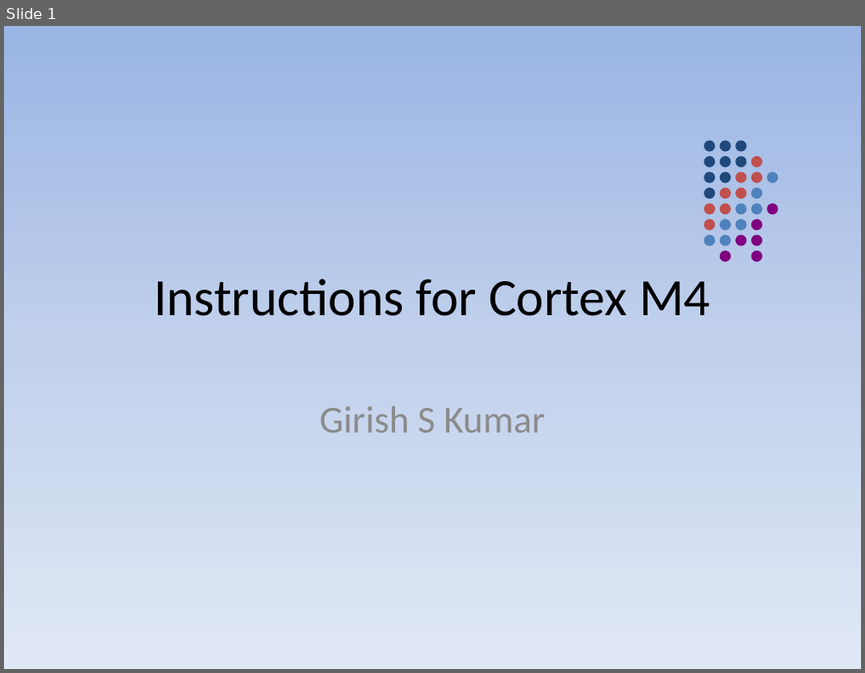
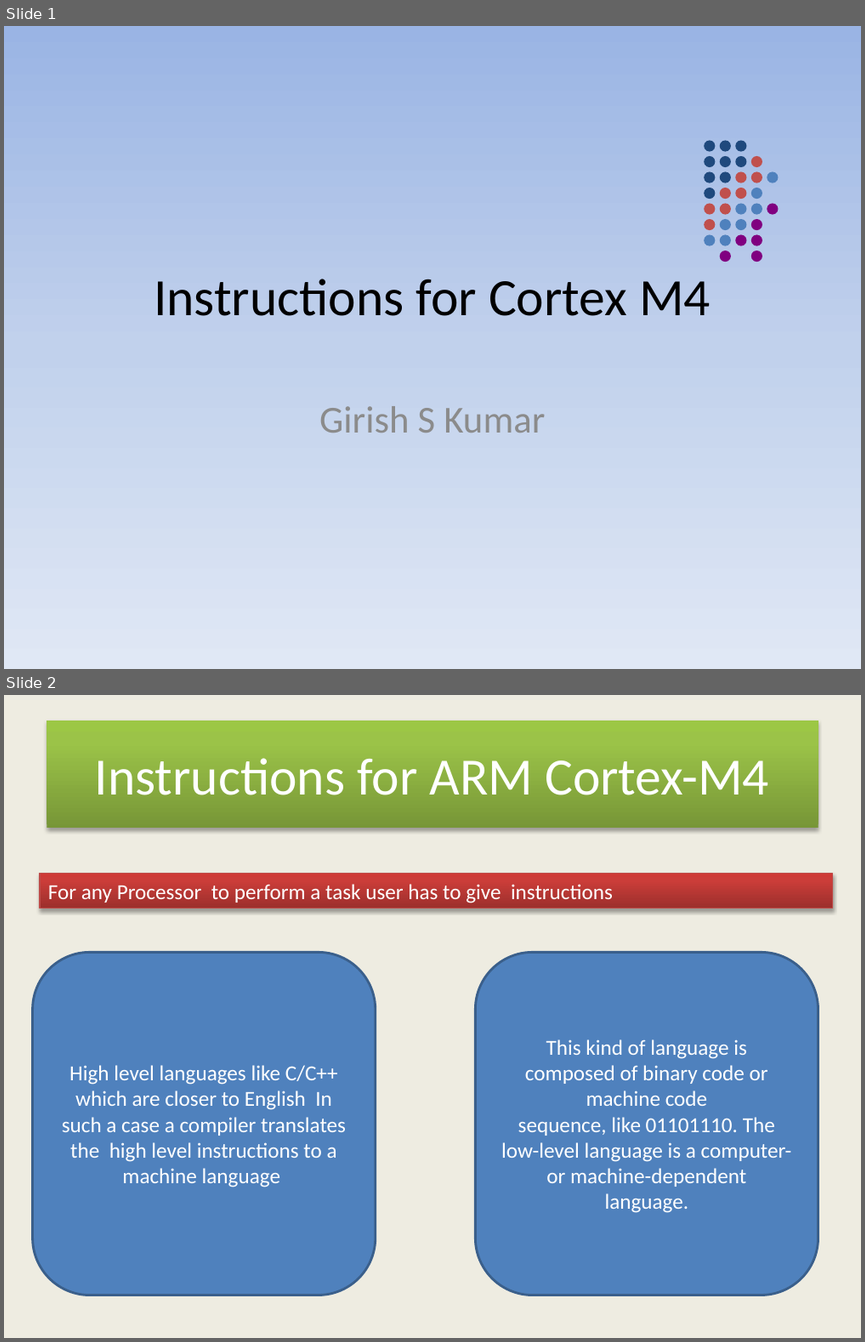
Before and after one commit to girishsukukumar/ARM-Architecture, a slide deck: Module-5.pptx. Shown one above the other, each under a label of ours: slide 1 before the commit, slides 1 and 2 after it. The pictures are 865x673 and 865x1342 pixels, drawn with LibreOffice and Linux fonts; fonts in the diff are those of the drawing. Boxes give left, top, right and bottom in pixels: in the first picture for what was removed or moved away, otherwise in the second. Text is boxed around its words. In the diff, an @@ line names an element or a change of style, - is before the commit and + after.

```diff
--- a/Module-5.pptx
+++ b/Module-5.pptx
@@ slide 2 added at (x1=4, y1=695, x2=861, y2=1338), background #EEECE1 @@
@@ title added at (x1=46, y1=721, x2=818, y2=828), fill gradient #779737 to #9BC348 to #9DC746, 44 pt, text #FFFFFF @@
+Instructions for ARM Cortex-M4
@@ rectangle added at (x1=40, y1=873, x2=833, y2=907), fill gradient #9C2F2D to #CB3E3A to #CE3B37, outline #BF4C48 0.75 pt, 18 pt, text #FFFFFF @@
+For any Processor to perform a task user has to give instructions
@@ rounded rectangle added at (x1=32, y1=952, x2=375, y2=1295), fill #4F81BD, outline #3A5F8C 2 pt, 18 pt, text #FFFFFF @@
+High level languages like C/C++ which are closer to English In such a case a compiler translates the high level instructions to a machine language
@@ rounded rectangle added at (x1=475, y1=952, x2=818, y2=1295), fill #4F81BD, outline #3A5F8C 2 pt, 18 pt, text #FFFFFF @@
+This kind of language is composed of binary code or machine code
+sequence, like 01101110. The low-level language is a computer- or machine-dependent
+language.
```
Also in this commit, not shown: 4 slides changed, 15 other slides added.
